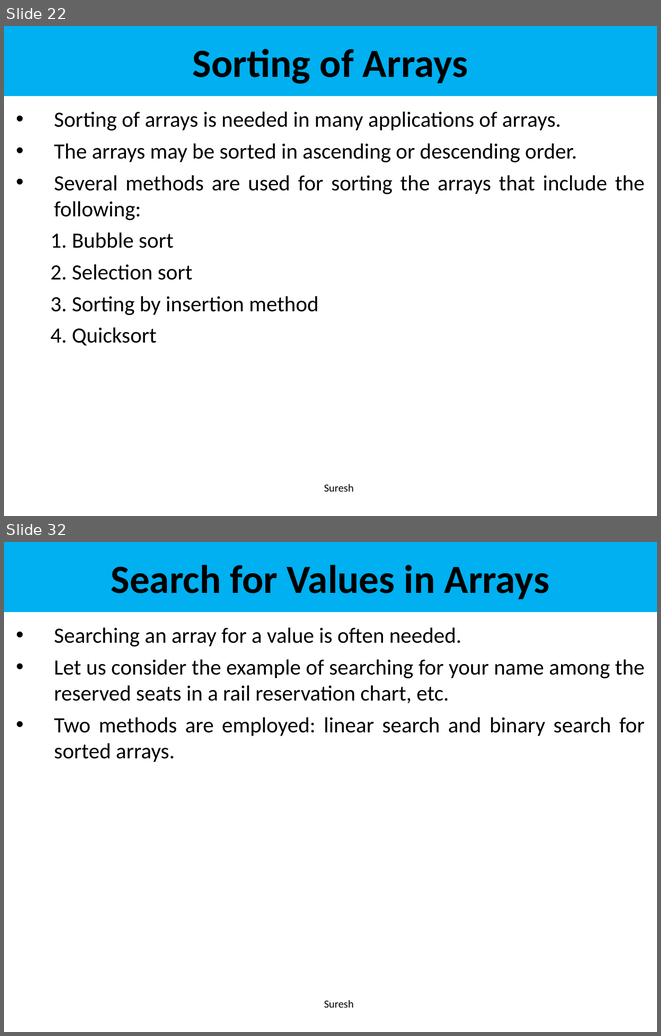
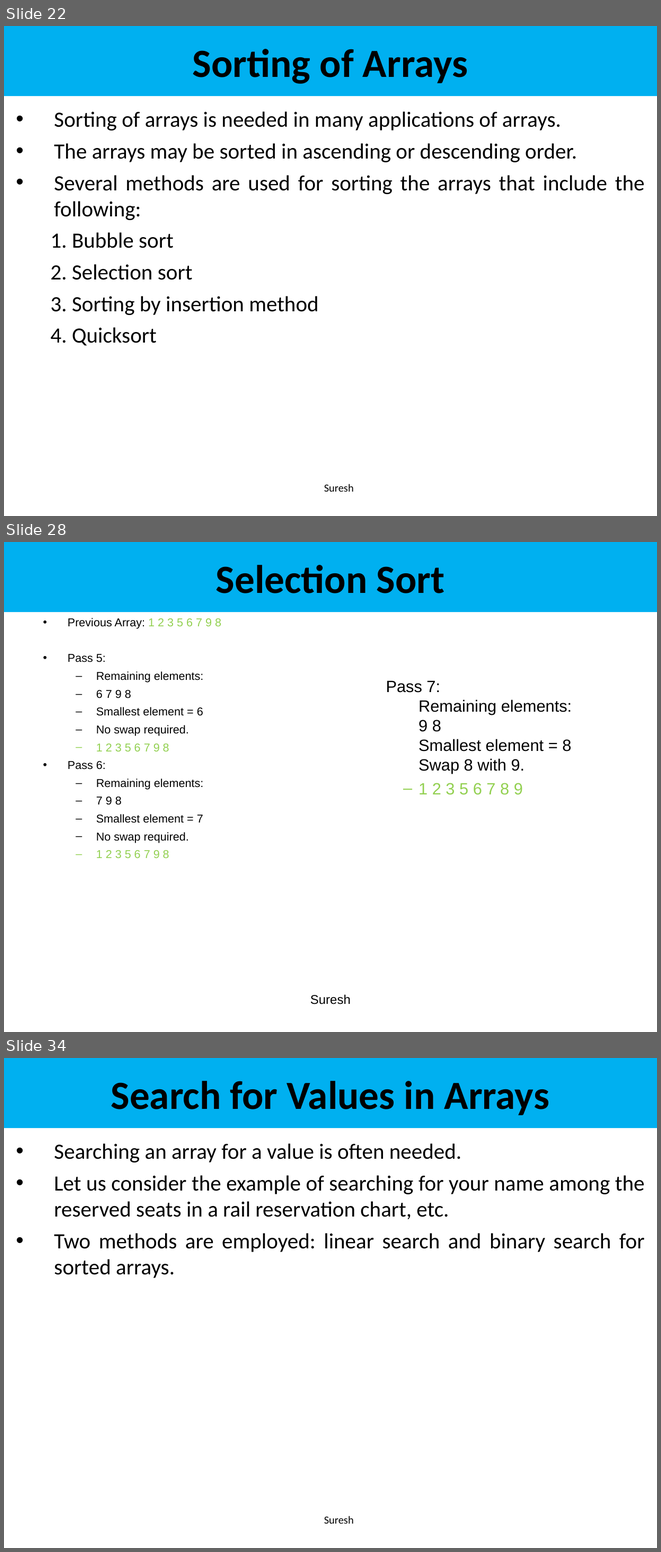
Before and after one commit to karthikeyamajeti/Oops-Through-Java, a slide deck: Notes_PPT/UNIT - 3/UNIT 3 Arrays PPT.ppt. Shown one above the other, each under a label of ours: slides 22 and 32 before the commit, slides 22, 28 and 34 after it; the slides between them are not shown. The pictures are 661x1036 and 661x1552 pixels, drawn with LibreOffice and Linux fonts; fonts in the diff are those of the drawing. Boxes give left, top, right and bottom in pixels: in the first picture for what was removed or moved away, otherwise in the second. Text is boxed around its words. In the diff, an @@ line names an element or a change of style, - is before the commit and + after.

```diff
--- a/Notes_PPT/UNIT - 3/UNIT 3 Arrays PPT.ppt
+++ b/Notes_PPT/UNIT - 3/UNIT 3 Arrays PPT.ppt
@@ slide 28 added at (x1=4, y1=542, x2=657, y2=1032), background #FFFFFF @@
@@ rectangle added at (x1=4, y1=542, x2=657, y2=612), fill #00B0F0, 44 pt, text #000000, bold @@
+Selection Sort
@@ text added at (x1=68, y1=618, x2=221, y2=858), 12.6 pt, text #000000 @@
+    • Previous Array: 1 2 3 5 6 7 9 8
+• Pass 5:
+  – Remaining elements:
+  – 6 7 9 8
+  – Smallest element = 6
+  – No swap required.
+  – 1 2 3 5 6 7 9 8
+• Pass 6:
+  – Remaining elements:
+  – 7 9 8
+  – Smallest element = 7
+  – No swap required.
+  – 1 2 3 5 6 7 9 8
@@ text added at (x1=386, y1=680, x2=572, y2=795), 18 pt, text #000000 @@
+Pass 7:
+  Remaining elements:
+  9 8
+  Smallest element = 8
+  Swap 8 with 9.
+  – 1 2 3 5 6 7 8 9
@@ text added at (x1=310, y1=994, x2=351, y2=1004), 14 pt, text #000000 @@
+Suresh
@@ what was slide 32 is now slide 34 @@
```
Also in this commit, not shown: 2 slides changed, 8 other slides added, 7 slides removed.
